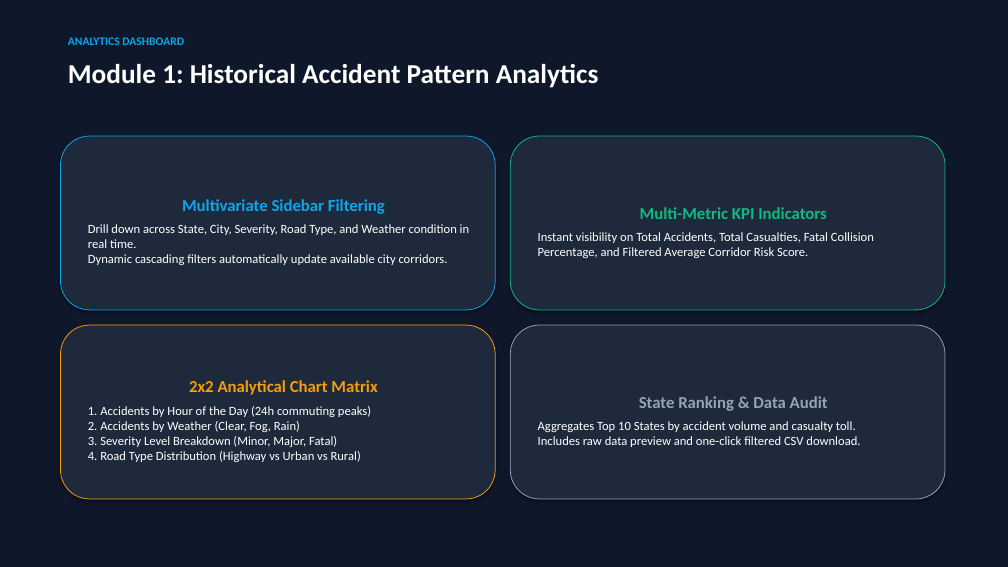
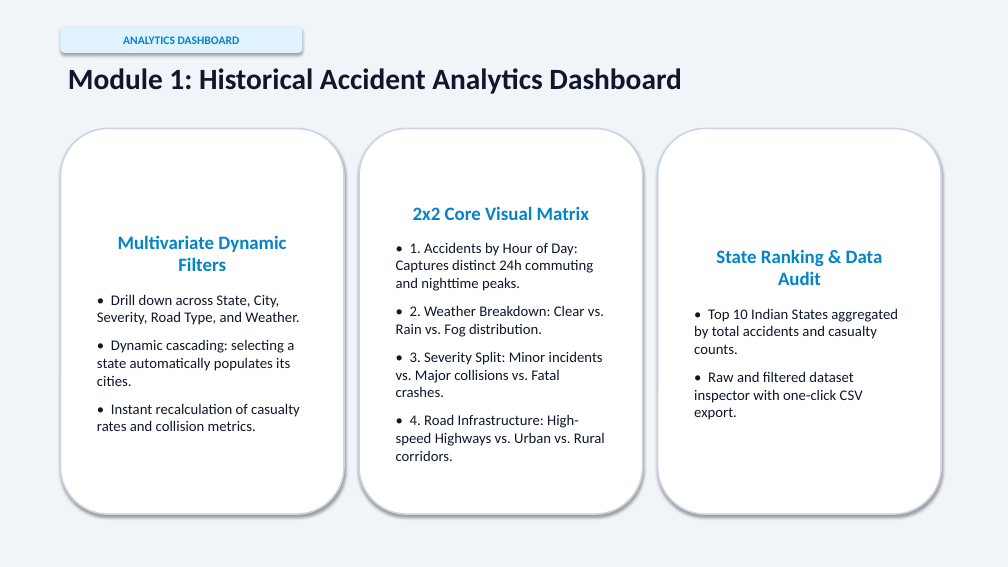
Before and after one commit to igris-bit/Road-Accident-Pattern-Analysis, a slide deck: slide 5 of docs/presentation/Road_Accident_Pattern_Analysis_Presentation.pptx. Drawn at 1008x567 pixels with LibreOffice and Linux fonts; fonts in the diff are those of the drawing. Boxes give left, top, right and bottom in pixels: in the first picture for what was removed or moved away, otherwise in the second. Text is boxed around its words. In the diff, an @@ line names an element or a change of style, - is before the commit and + after.

Commit message:
Condense PPT presentation to 10 high-impact slides with modern high-contrast theme, larger text, and concise bullet points

```diff
--- a/docs/presentation/Road_Accident_Pattern_Analysis_Presentation.pptx
+++ b/docs/presentation/Road_Accident_Pattern_Analysis_Presentation.pptx
@@ rectangle at bbox=[0, 0, 1008, 567]: fill #0F172A to #F1F5F9 @@
@@ rounded rectangle "ANALYTICS DASHBOARD": place and size @@
-rounded rectangle "ANALYTICS DASHBOARD" at bbox=[68, 37, 184, 45]
+rounded rectangle "ANALYTICS DASHBOARD" at bbox=[60, 26, 302, 53]
@@ rounded rectangle "ANALYTICS DASHBOARD" at bbox=[60, 26, 302, 53]: text colour #0EA5E9 to #0284C7; alignment left to centre; vertical alignment top to middle; fill none to #E0F2FE; shadow on @@
@@ text at bbox=[68, 68, 681, 94]: text changed; size 26 to 28 pt; text colour #FFFFFF to #0F172A @@
-Module 1: Historical Accident Pattern Analytics
+Module 1: Historical Accident Analytics Dashboard
@@ rounded rectangle "Multivariate Dynamic Filters": place and size @@
-rounded rectangle "Multivariate Dynamic Filters" at bbox=[60, 136, 495, 310]
+rounded rectangle "Multivariate Dynamic Filters" at bbox=[60, 129, 344, 514]
@@ rounded rectangle "Multivariate Dynamic Filters" at bbox=[60, 129, 344, 514]: fill #1E293B to #FFFFFF; outline #0EA5E9 0.75 pt to #CBD5E1 1.5 pt @@
@@ rounded rectangle "2x2 Core Visual Matrix": place and size @@
-rounded rectangle "2x2 Core Visual Matrix" at bbox=[60, 325, 495, 499]
+rounded rectangle "2x2 Core Visual Matrix" at bbox=[359, 129, 643, 514]
@@ rounded rectangle "2x2 Core Visual Matrix" at bbox=[359, 129, 643, 514]: fill #1E293B to #FFFFFF; outline #F59E0B 0.75 pt to #CBD5E1 1.5 pt @@
@@ rounded rectangle removed at bbox=[510, 136, 945, 310] @@
-Multi-Metric KPI Indicators
-Instant visibility on Total Accidents, Total Casualties, Fatal Collision Percentage, and Filtered Average Corridor Risk Score.
@@ rounded rectangle "State Ranking & Data Audit": place and size @@
-rounded rectangle "State Ranking & Data Audit" at bbox=[510, 325, 945, 499]
+rounded rectangle "State Ranking & Data Audit" at bbox=[658, 129, 941, 514]
@@ rounded rectangle "State Ranking & Data Audit" at bbox=[658, 129, 941, 514]: fill #1E293B to #FFFFFF; outline #94A3B8 0.75 pt to #CBD5E1 1.5 pt @@
@@ text in rounded rectangle at bbox=[396, 206, 605, 461]: text changed; size 12 to 14 pt; text colour #FFFFFF to #0F172A @@
-2x2 Analytical Chart Matrix
-1. Accidents by Hour of the Day (24h commuting peaks)
-2. Accidents by Weather (Clear, Fog, Rain)
-3. Severity Level Breakdown (Minor, Major, Fatal)
-4. Road Type Distribution (Highway vs Urban vs Rural)
+2x2 Core Visual Matrix
+• 1. Accidents by Hour of Day: Captures distinct 24h commuting and nighttime peaks.
+• 2. Weather Breakdown: Clear vs. Rain vs. Fog distribution.
+• 3. Severity Split: Minor incidents vs. Major collisions vs. Fatal crashes.
+• 4. Road Infrastructure: High-speed Highways vs. Urban vs. Rural corridors.
@@ text in rounded rectangle at bbox=[97, 235, 300, 431]: text changed; size 12 to 14 pt; text colour #FFFFFF to #0F172A @@
-Multivariate Sidebar Filtering
-Drill down across State, City, Severity, Road Type, and Weather condition in real time.
-Dynamic cascading filters automatically update available city corridors.
+Multivariate Dynamic Filters
+• Drill down across State, City, Severity, Road Type, and Weather.
+• Dynamic cascading: selecting a state automatically populates its cities.
+• Instant recalculation of casualty rates and collision metrics.
@@ text in rounded rectangle at bbox=[716, 249, 883, 285]: size 16 to 18 pt, text colour #94A3B8 to #0284C7 in "State Ranking & Data Audit"; more space between paragraphs @@
@@ text in rounded rectangle at bbox=[694, 308, 898, 420]: text changed; size 12 to 14 pt; text colour #FFFFFF to #0F172A @@
-Aggregates Top 10 States by accident volume and casualty toll.
-Includes raw data preview and one-click filtered CSV download.
+• Top 10 Indian States aggregated by total accidents and casualty counts.
+• Raw and filtered dataset inspector with one-click CSV export.
```
Also in this commit, not shown: 6 other slides changed, 3 slides added, 8 slides removed, 1 other file.
